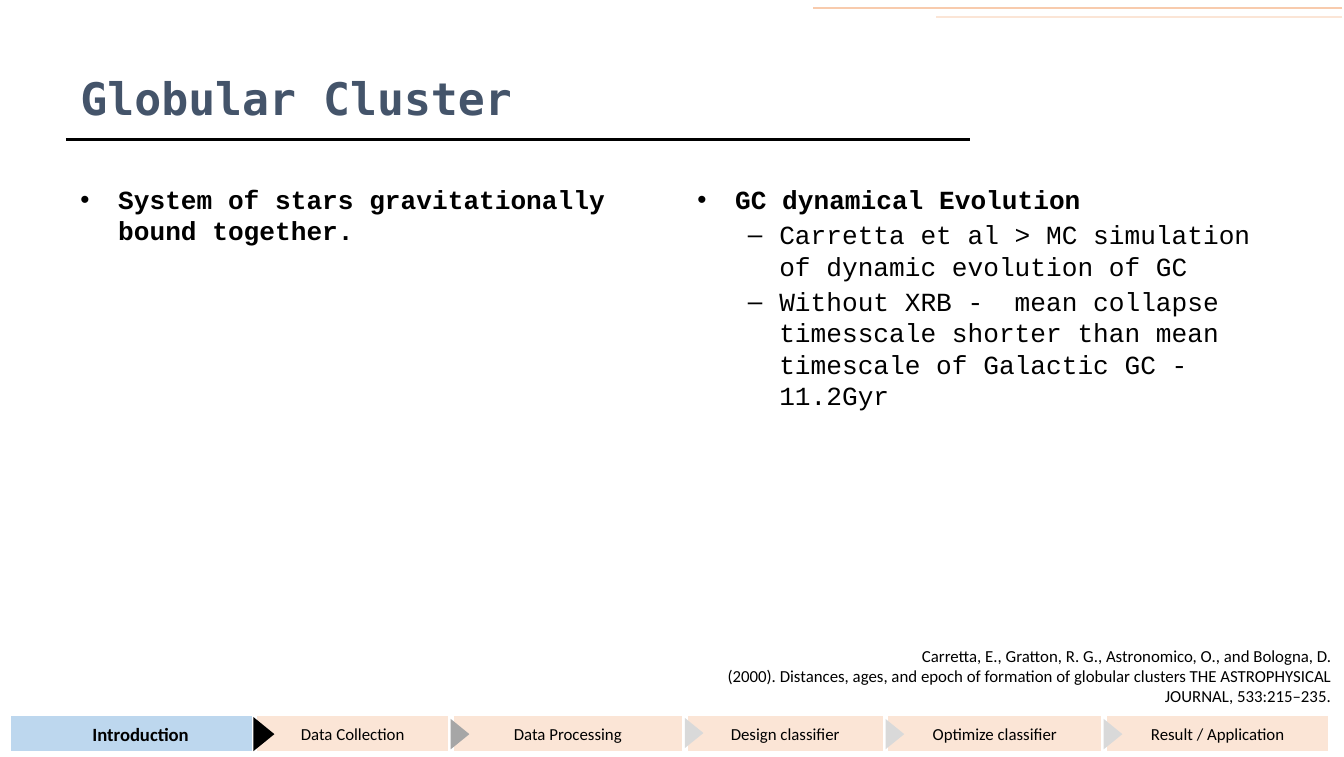
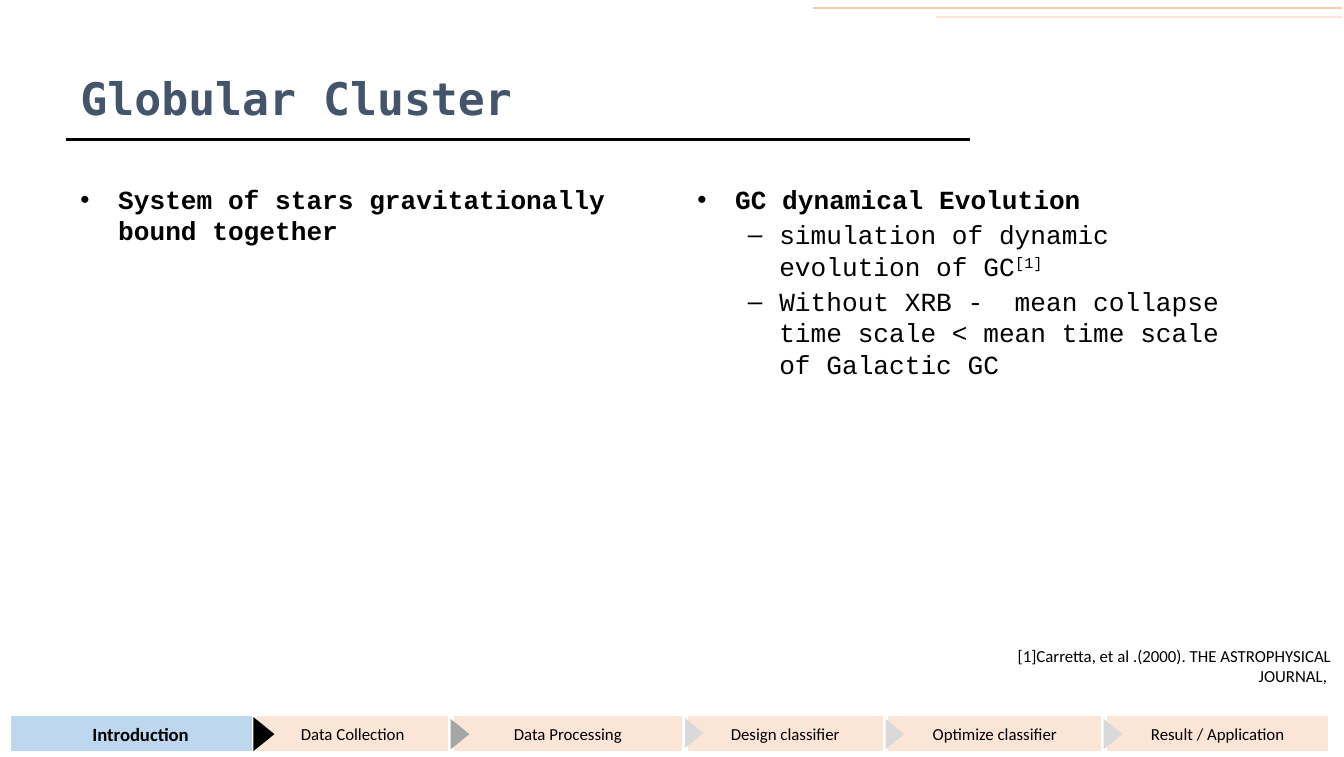
Before and after one commit to KumaranShivam5/gemini, a slide deck: slide 5 of presentation/end_sem_dec_2021/ppt_draft_backup.pptx (slide 3 before the commit). Drawn at 1344x757 pixels with LibreOffice and Linux fonts; fonts in the diff are those of the drawing. Boxes give left, top, right and bottom in pixels: in the first picture for what was removed or moved away, otherwise in the second. Text is boxed around its words. In the diff, an @@ line names an element or a change of style, - is before the commit and + after.

```diff
--- a/presentation/end_sem_dec_2021/ppt_draft_backup.pptx
+++ b/presentation/end_sem_dec_2021/ppt_draft_backup.pptx
@@ text at [118, 191, 604, 246]: text changed @@
-• System of stars gravitationally bound together.
+• System of stars gravitationally bound together
@@ text at [779, 226, 1219, 375]: text changed @@
-  – Carretta et al > MC simulation of dynamic evolution of GC
-  – Without XRB - mean collapse timesscale shorter than mean timescale of Galactic GC - 11.2Gyr
+  – simulation of dynamic evolution of GC[1]
+  – Without XRB - mean collapse time scale < mean time scale of Galactic GC
@@ text at [1018, 650, 1330, 684]: text changed @@
-Carretta, E., Gratton, R. G., Astronomico, O., and Bologna, D.
-(2000). Distances, ages, and epoch of formation of globular clusters THE ASTROPHYSICAL
-JOURNAL, 533:215–235.
+[1]Carretta, et al .(2000). THE ASTROPHYSICAL
+JOURNAL,
```
Also in this commit, not shown: 53 other slides changed, 9 slides added, 1 slide removed, 15 other files.
